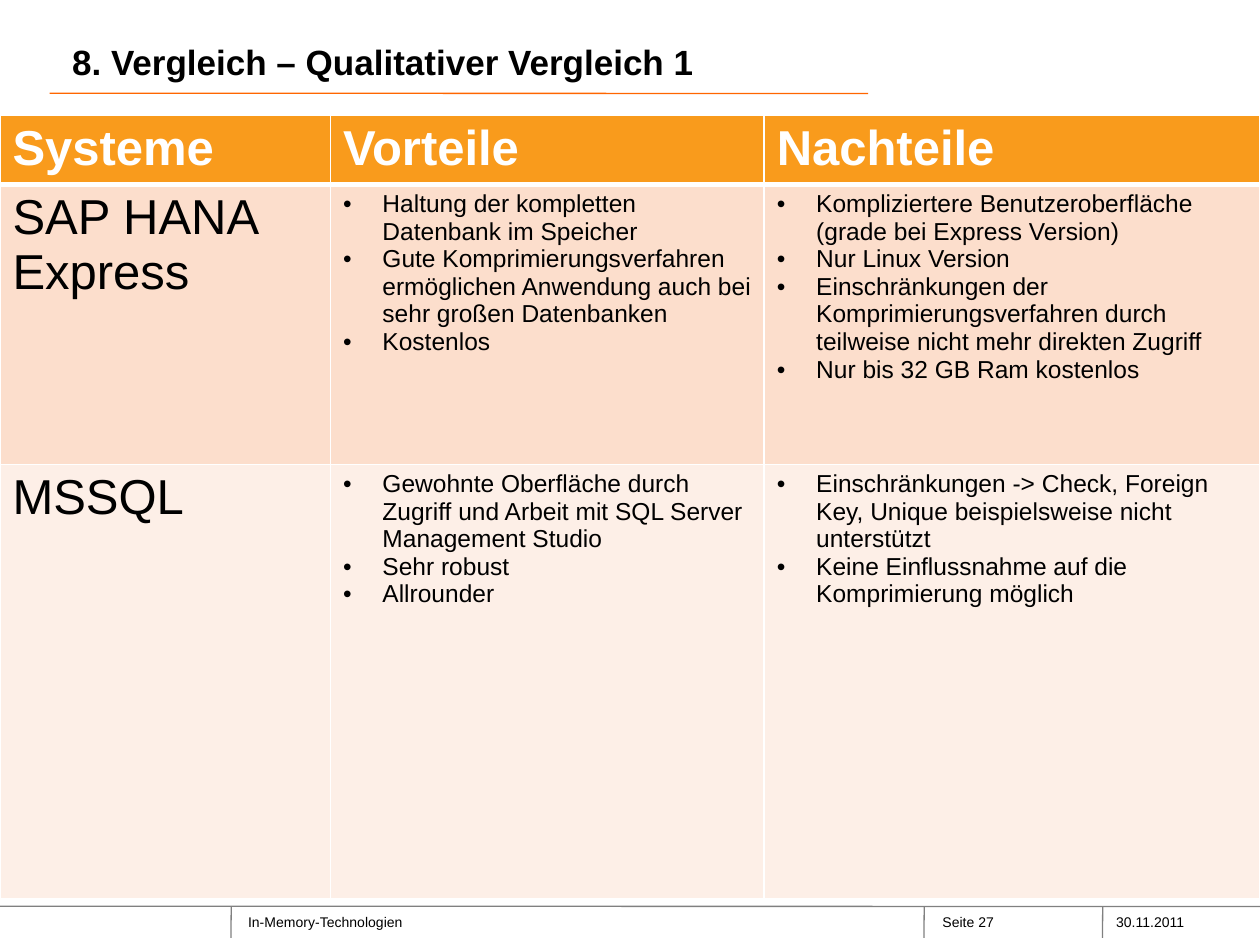
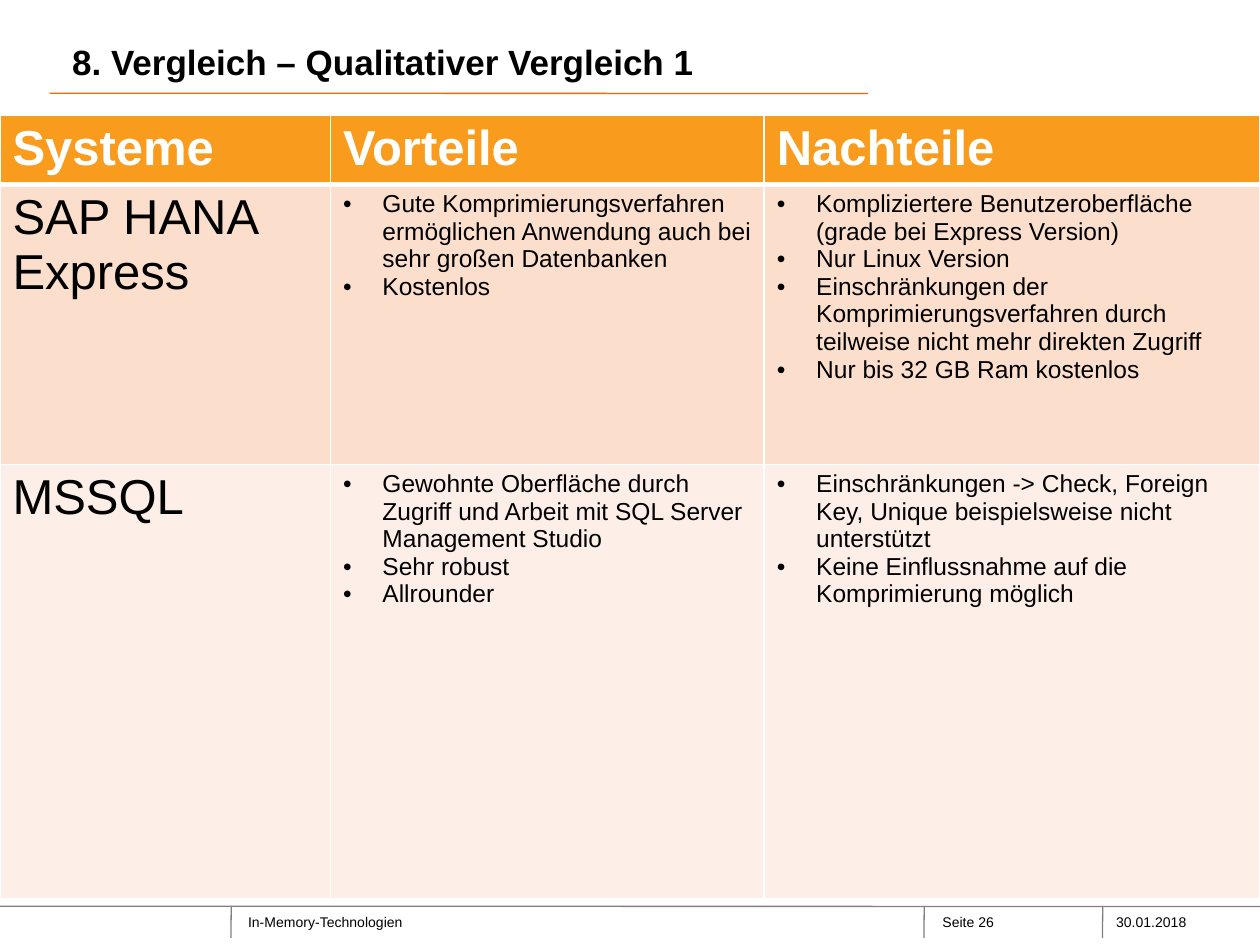
Before and after one commit to Philwi/ProjektseminarInMemory, a slide deck: slide 26 of FINAL.pptx (slide 27 before the commit). Drawn at 1260x945 pixels with LibreOffice and Linux fonts; fonts in the diff are those of the drawing; background and template pictures are left out. Boxes give left, top, right and bottom in pixels: in the first picture for what was removed or moved away, otherwise in the second. Text is boxed around its words. In the diff, an @@ line names an element or a change of style, - is before the commit and + after.

```diff
--- a/FINAL.pptx
+++ b/FINAL.pptx
@@ table at (x1=0, y1=116, x2=1259, y2=900) @@
-row 2, column 2: Haltung der kompletten Datenbank im Speicher / Gute Komprimierungsverfahren ermöglichen Anwendung auch bei sehr großen Datenbanken / Kostenlos
+row 2, column 2: Gute Komprimierungsverfahren ermöglichen Anwendung auch bei sehr großen Datenbanken / Kostenlos
@@ page number at (x1=942, y1=917, x2=994, y2=927): text changed @@
-Seite 27
+Seite 26
@@ text at (x1=1116, y1=917, x2=1186, y2=927): text changed @@
-30.11.2011
+30.01.2018
```
Also in this commit, not shown: 30 other slides changed, 1 slide removed.
